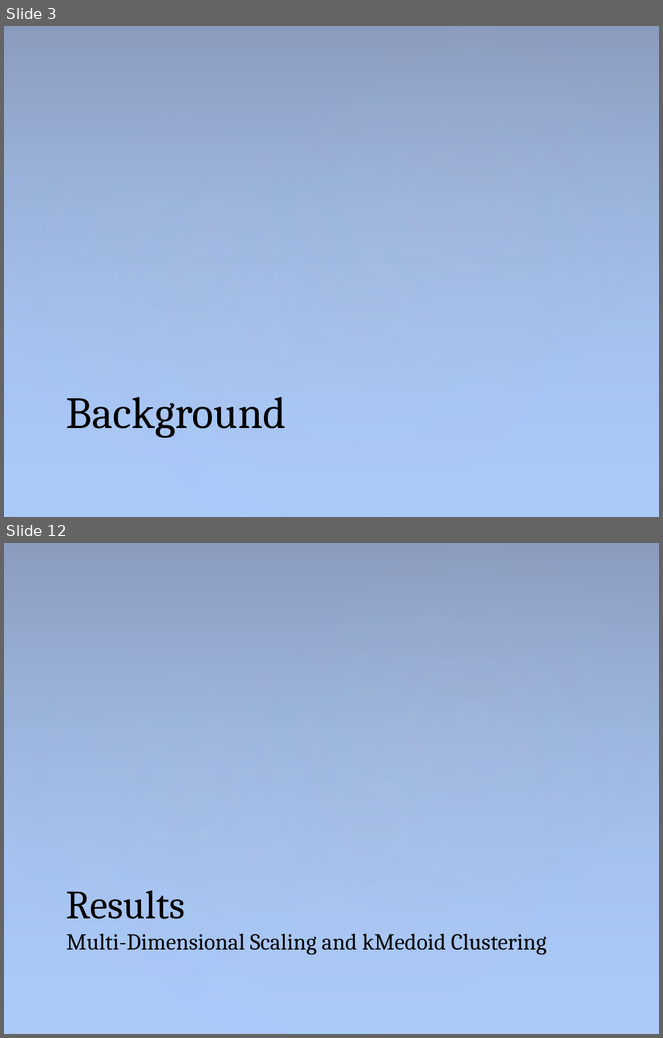
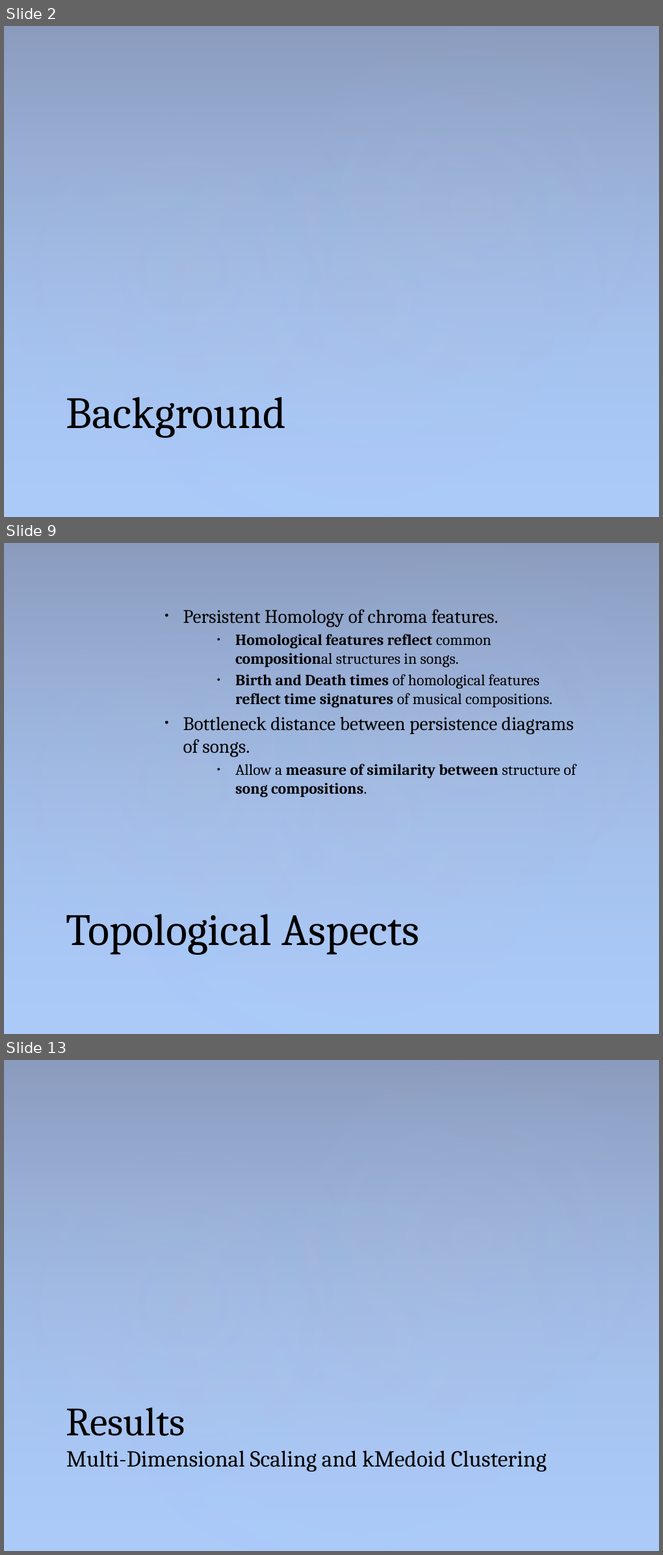
Before and after one commit to sam-lev/Classifications-Of-Songs-via-Homology-of-Chroma-Features, a slide deck: project/presentation/PresentationPowerPoint.pptx. Shown one above the other, each under a label of ours: slides 3 and 12 before the commit, slides 2, 9 and 13 after it; the slides between them are not shown. The pictures are 663x1038 and 663x1555 pixels, drawn with LibreOffice and Linux fonts; fonts in the diff are those of the drawing. Boxes give left, top, right and bottom in pixels: in the first picture for what was removed or moved away, otherwise in the second. Text is boxed around its words. In the diff, an @@ line names an element or a change of style, - is before the commit and + after.

```diff
--- a/project/presentation/PresentationPowerPoint.pptx
+++ b/project/presentation/PresentationPowerPoint.pptx
@@ slide 9 added at (4, 543, 659, 1034), background #ACCBF9; not listed: 4 template elements that a slide beside it also shows @@
@@ text added at (183, 609, 576, 798), 17 pt, text #000000 @@
+• Persistent Homology of chroma features.
+    • Homological features reflect common compositional structures in songs.
+    • Birth and Death times of homological features reflect time signatures of musical compositions.
+• Bottleneck distance between persistence diagrams of songs.
+    • Allow a measure of similarity between structure of song compositions.
@@ title added at (66, 914, 420, 955), 49 pt, text #000000 @@
+Topological Aspects
@@ what was slide 3 is now slide 2 @@
@@ what was slide 12 is now slide 13 @@
```
Also in this commit, not shown: 5 slides changed, 6 other slides added, 5 slides removed, 3 other files.
